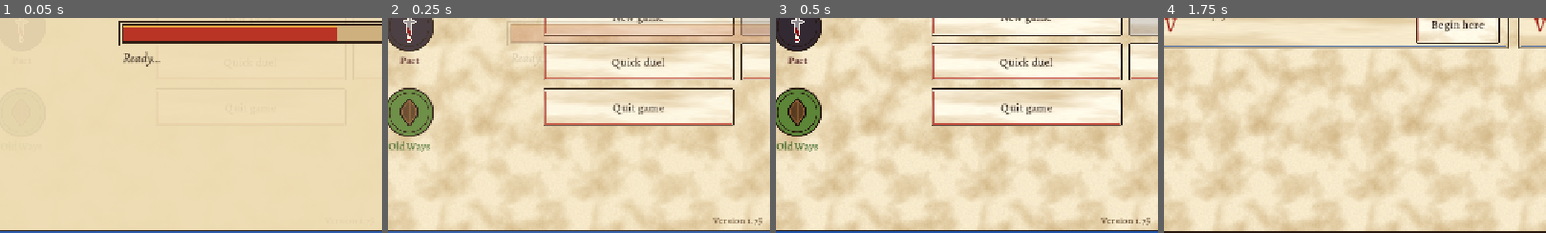
Above: before the commit, frames 1-4 (left to right).
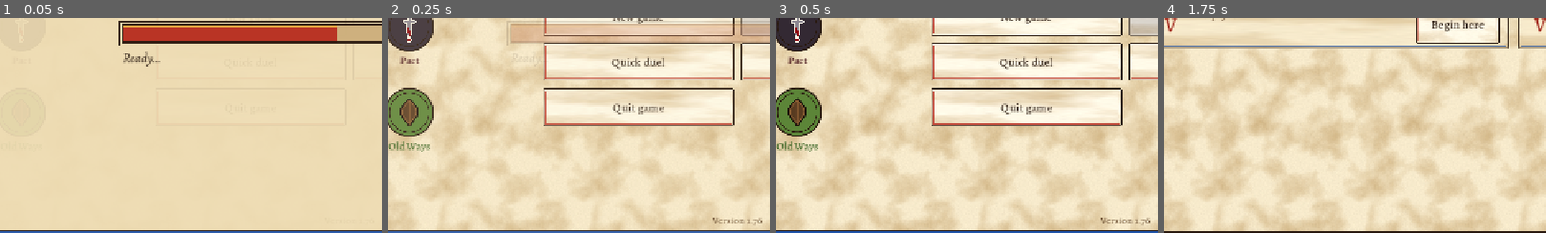
Above: after the commit, the same moments.

Repository: cavaleirobrancopensante/TCG-RPG
Game: Godot game, scene res://scenes/main.tscn
Same seed, same stepped clock (60 frames per second), same inputs: the game is played once before the commit and once after it.
Inputs:
- Up to frame 1 (0.05 s): no input
- Up to frame 2 (0.25 s): no input
- Up to frame 3 (0.5 s): no input
- Up to frame 4 (1.75 s): click "New game" at 0.5 s; click "New game" at 1.25 s
The pictures show only the part of the screen within x 4-54%, y 48-98%; the shares and areas given below are measured in that part.

The runs differ from the first frame. In frame 2, 0.1% of the frame differs, in the area x 85-98%, y 92-97%; in frame 3, 0.1%; in frame 4, nothing differs.

Commit message:
1.76: Scrap becomes a Servo at instant speed; Clockwork Sentry costs {C}
Co-Authored-By: Claude Opus 5.5 <noreply@anthropic.com>
Claude-Session: https://claude.ai/code/session_01HitH66itUkjde1DxHgtaC5

Diff:
--- a/data/cards/proto.json
+++ b/data/cards/proto.json
@@ -2445,10 +2445,9 @@
   "type": "creature",
   "subtype": "Construct",
   "cost": {
-   "C": 1,
-   "generic": 1
-  },
-  "power": 2,
+   "C": 1
+  },
+  "power": 1,
   "toughness": 1,
   "effects": [],
   "text": "Salvage (When this leaves the battlefield, create a Scrap token.)",
@@ -2458,7 +2457,7 @@
    "salvage"
   ],
   "proto": true,
-  "mana_value": 2
+  "mana_value": 1
  },
  {
   "id": "proto_te_engine",
--- a/project.godot
+++ b/project.godot
@@ -12,7 +12,7 @@
 
 config/name="TCG-RPG"
 config/description="A card-battle RPG: MTG-style rules, Yu-Gi-Oh!-style summons, open world."
-config/version="1.75"
+config/version="1.76"
 run/main_scene="res://scenes/main.tscn"
 config/features=PackedStringArray("4.7", "GL Compatibility")
 boot_splash/bg_color=Color(0.93, 0.86, 0.7, 1)
--- a/scripts/battle/battle_ai.gd
+++ b/scripts/battle/battle_ai.gd
@@ -319,9 +319,11 @@
 			"add_counter":
 				v += 0.6
 			"become_servo":
-				if st.phase != "main2":
+				# a blocker on the opponent's attack, or a body after combat on your own turn
+				var blocking: bool = st.active != i and not st.attackers.is_empty() and st.phase == "block"
+				if not blocking and st.phase != "main2":
 					return [0.0, [], -1]
-				v += 1.1
+				v += 1.6 if blocking else 1.1
 			"drain":
 				v += 1.4 * int(e.get("amount", 1))
 			"discard_enemy":
--- a/scripts/battle/battle_state.gd
+++ b/scripts/battle/battle_state.gd
@@ -2357,9 +2357,9 @@
 	"abilities": [
 		{"cost": {"sacrifice": "self"}, "effects": [{"action": "foresight", "amount": 1}], "text": "Sacrifice this: Scry 1."},
 		{"cost": {"mana": {"generic": 2}, "sacrifice": "self"}, "effects": [{"action": "draw", "amount": 1}], "text": "{2}, Sacrifice this: Draw a card."},
-		{"cost": {"mana": {"generic": 1}}, "sorcery": true, "effects": [{"action": "become_servo"}],
-			"text": "{1}: This becomes a 1/1 Construct Creature named Servo. Activate only as a sorcery."}],
-	"text": "Sacrifice this: Scry 1. {2}, Sacrifice this: Draw a card. {1}: This becomes a 1/1 Construct Creature named Servo. Activate only as a sorcery."}
+		{"cost": {"mana": {"generic": 1}}, "effects": [{"action": "become_servo"}],
+			"text": "{1}: This becomes a 1/1 Construct Creature named Servo."}],
+	"text": "Sacrifice this: Scry 1. {2}, Sacrifice this: Draw a card. {1}: This becomes a 1/1 Construct Creature named Servo."}
 
 const ORE := {"id": "token", "name": "Ore", "type": "relic", "subtype": "Construct Relic", "rarity": "token",
 	"faction": "machine", "power": 0, "toughness": 0, "keywords": [], "effects": [], "cost": {},
--- a/scripts/ui/card_viewer.gd
+++ b/scripts/ui/card_viewer.gd
@@ -30,7 +30,7 @@
 	"unmoved": "Unmoved: enemy spells and abilities can't tap it, return it to its owner's hand or shrink it.",
 	"converted": "Converted: it can't attack or block.",
 	"flash": "Flash: you may cast it any time you could cast an instant.",
-	"salvage": "Salvage: when this leaves the battlefield, create a Scrap token (a Construct relic: sacrifice it to scry 1; {2}, sacrifice it: draw a card; {1}: it becomes a 1/1 Construct creature, Servo).",
+	"salvage": "Salvage: when this leaves the battlefield, create a Scrap token (a Construct relic: sacrifice it to scry 1; {2}, sacrifice it: draw a card; {1}: it becomes a 1/1 Construct creature, Servo, at any time).",
 	"immortal": "Immortal: if it would be put into a graveyard from anywhere, it is exiled instead. Angels return to Heaven, demons are cast back into Hell; no necromancy can raise them.",
 }
 ## Mechanics named in rules text, explained under the card.
@@ -43,7 +43,7 @@
 	"Landfall": "Landfall: whenever a land enters the battlefield under your control.",
 	"Offering": "Offering: as you cast it, return any number of your lands to your hand; it costs {1} less for each. You may tap them for mana first.",
 	"Affinity": "Affinity for Constructs: it costs {1} less for each Construct you control.",
-	"Scrap": "Scrap: a Construct relic token. Sacrifice it: scry 1. {2}, sacrifice it: draw a card. {1}: it becomes a 1/1 Construct creature, Servo.",
+	"Scrap": "Scrap: a Construct relic token. Sacrifice it: scry 1. {2}, sacrifice it: draw a card. {1}: it becomes a 1/1 Construct creature, Servo (at any time, even to block).",
 	"Ore": "Ore: a Construct relic token. Sacrifice it: add one mana of any color.",
 	"Scry": "Scry 1: look at the top card of your library; leave it there or put it on the bottom.",
 	"Excess": "Excess: when you discard this card, you may cast it right then for its Excess cost, even on your opponent's turn. If you don't, it goes to your graveyard.",
--- a/tests/test_runner.gd
+++ b/tests/test_runner.gd
@@ -2356,7 +2356,23 @@
 	check(st.activate(0, scraps[0].uid, 2), "{1}: Scrap becomes a Servo")
 	st._force_resolve()
 	check(st.side(0).creatures.any(func(q): return q.name == "Servo" and q.power() == 1), "a 1/1 Servo")
-	# the Furnace: charge counters, then X damage
+	# a Scrap becomes a Servo on the opponent's turn, in time to block
+	st = _duel()
+	st.auto_priority = false
+	_lands(st, 0, "C")
+	var scr := st.make_token(0, BattleState.SCRAP)
+	var raider := _perm(st, 1, "proto_rv_brawler")
+	st.active = 1
+	st.phase = "main1"
+	st.declare_attackers([raider.uid])
+	st.priority = 0
+	st.window_open = true
+	check(st.can_activate(0, scr.uid, 2), "Scrap: {1} to become a Servo at instant speed, on his attack")
+	st.activate(0, scr.uid, 2)
+	st._force_resolve()
+	var servo = st.find_perm(scr.uid)
+	check(servo != null and servo.is_creature() and st.can_block(servo, raider), "the new Servo can block")
+		# the Furnace: charge counters, then X damage
 	st = _duel()
 	_lands(st, 0, "CCCC")
 	var fur := _perm(st, 0, "proto_te_furnace")
Not shown, changed: README.md
